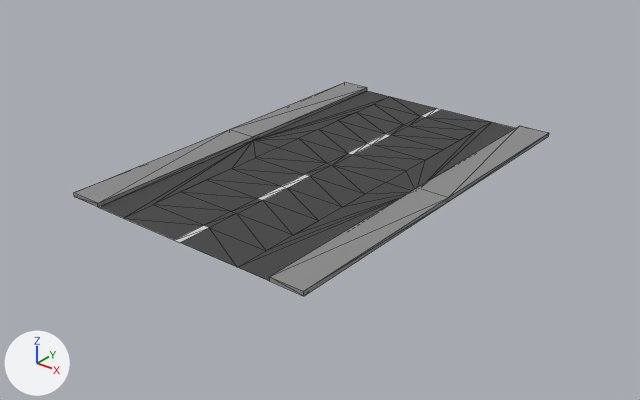
One commit to the glTF model src/assets/3D_Models/Streets/straight_road.gltf: the scene before it, then after it.
One viewpoint serves both versions: a 50 mm lens placed at (24.3, -31.1, 17.2), pointed at (0.1, -0.9, -1.5). Arrows for +X, +Y and +Z are at lower left; the lights stay in place. Mesh edges are drawn as thin lines. Where no turn or scale is listed for an object, it has been applied to the vertices. Vertices at the same position are counted once.

The first picture shows 'Straight Road'.
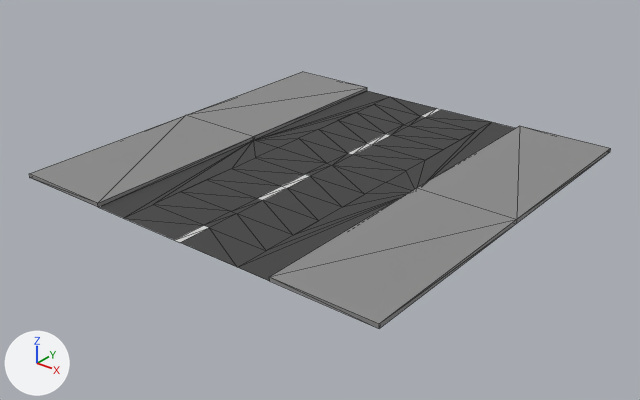
Pixel boxes (x1, y1, x2, y2) of what changed, in the pictures (640 x 400 px):
'Straight Road', reshaped (22% wider, 20% taller)
    before: (74, 82, 549, 296)
    after: (29, 72, 611, 328)

Edits to the bpy script that builds the scene:
```text
Change me_plane_001:
    used by ob_straight_road; location = (0.0, 0.0, 0.0)
    remove me_plane_001.from_pydata(...)  # 76 vertices, 140 faces; spans x -6.7..6.7, y -10.0..10.0, z 0.0..0.2
    add me_plane_001.from_pydata(...)  # 76 vertices, 140 faces; spans x -10.0..10.0, y -10.0..10.0, z 0.0..0.2
    me_plane_001 part 1
    10 vertices are removed from x -6.7..6.7, y -10.0..10.0, z 0.0..0.2
    29 faces are deleted
    2 vertices move from x 6.7, y -10.0, z 0.0..0.2 to x 10.0, y -10.0, z 0.0..0.2
    4 vertices are added at (10.0, 0.0, 0.2), (10.0, 0.0, 0.0), (10.0, 10.0, 0.0), (10.0, 10.0, 0.2)
    6 new vertices lie (-5.0, 0.0, 0.0) away from vertices in x -5.0, y -10.0..10.0, z 0.0..0.2
    29 new faces join them, mat_sidewalk (grey #8b8b8b)
```
